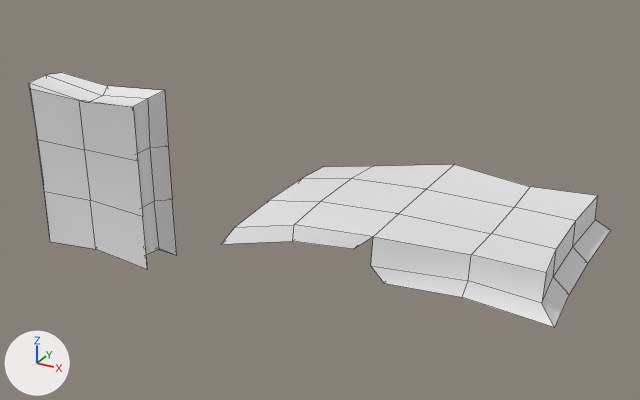
Before and after pictures for a commit that changed the FBX model Assets/Models/Props/Grimoire.fbx.
The view is the same before and after, from a camera (50 mm lens) standing at (5.52, -8.75, 1.99) and looking at (3.38, -4.87, 0.05). Lighting does not change. The marker at lower left points along +X, +Y and +Z. Mesh edges are drawn as thin lines. Where no turn or scale is listed for an object, it has been applied to the vertices.

Objects in the first picture: 'Grimoire', 'GrimoireOpen'.
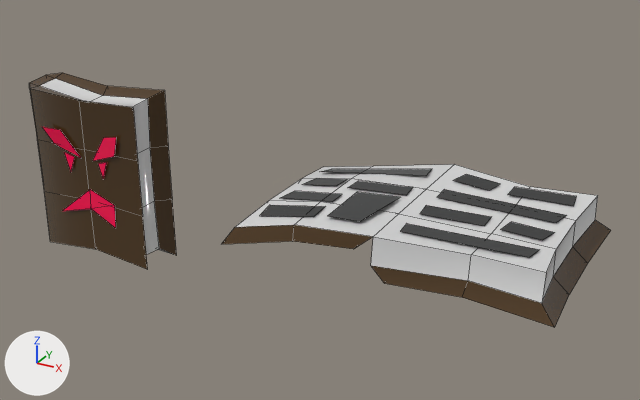
The change, as a list of edits to the scene's bpy script:
```text
Add img_palette_png:
    img_palette_png = load_image('palette.png', '../../Textures/palette.png', 64, 64, 'sRGB')
Add mat_matslot:
    mat_matslot = principled_material('MatSlot')
    mat_matslot.texture = img_palette_png
    mat_matslot.roughness = 0.0
Change me_grimoireopen:
    used by ob_grimoireopen; location = (4.0, -5.0, 0.0)
    remove me_grimoireopen.from_pydata(...)  # 54 vertices, 54 faces; spans x -0.83..0.85, y -0.53..0.53, z 0.0..0.24
    add me_grimoireopen.from_pydata(...)  # 102 vertices, 66 faces; spans x -0.83..0.85, y -0.53..0.53, z 0.0..0.24
    me_grimoireopen part 3
    48 vertices are added at x -0.7..0.7, y -0.4..0.41, z 0.13..0.24
    12 new faces join them
    me_grimoireopen part 4: 54 faces spanning x -0.83..0.85, y -0.53..0.53, z 0.0..0.24 switch from no material to mat_matslot (picture img_palette_png)
Change me_grimoire:
    used by ob_grimoire; location = (2.0, -5.0, 0.0)
    remove me_grimoire.from_pydata(...)  # 44 vertices, 42 faces; spans x -0.488..0.387, y -0.17..0.139, z -0.53..0.526
    add me_grimoire.from_pydata(...)  # 67 vertices, 55 faces; spans x -0.488..0.387, y -0.17..0.139, z -0.53..0.526
    me_grimoire part 1
    6 faces are deleted
    23 vertices are added at x -0.383..0.24, y -0.166..0.037, z -0.508..0.508
    19 new faces join them
    me_grimoire part 2: 36 faces spanning x -0.488..0.387, y -0.17..0.139, z -0.53..0.526 switch from no material to mat_matslot (picture img_palette_png)
```

Pixel boxes [x1, y1, x2, y2] of what changed, in the pictures (640 x 400 px):
part 1 of me_grimoire, built on
    before: [29, 73, 107, 102]
    after: [29, 73, 116, 228]
part 2 of me_grimoire, recoloured (grey to brown)
    both: [29, 86, 176, 270]
part 3 of me_grimoireopen, added
    after: [260, 169, 576, 257]
part 4 of me_grimoireopen, recoloured
    both: [222, 164, 611, 327]
